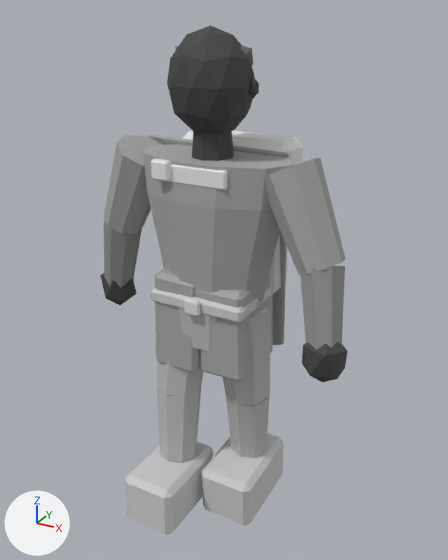
A saved change to the glTF model assets/exports/npc/npc_traveller_v01.glb.
Rendered twice from a 50 mm lens placed at (1.151, -2.008, 2.089), pointed at (0.036, 0.02, 1.075). Lighting does not change. The marker at lower left points along +X, +Y and +Z. The first picture is the older version. Vertices at exactly the same position are counted once.

Objects in the first picture: 'GEO_npc_traveller_v01'.
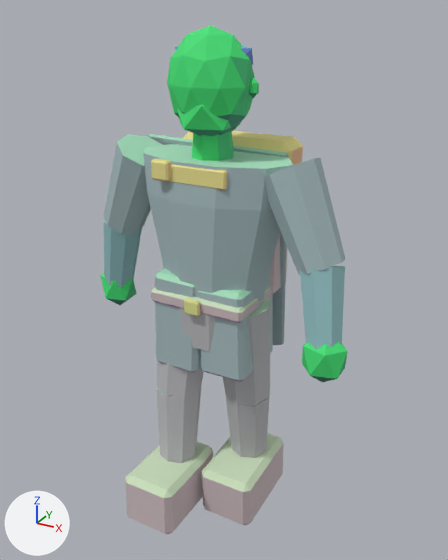
Location of each change, (x1, y1, x2, y2) in pixels of the pictures (448 x 560 px):
part 1 of me_geo_npc_traveller_v01, added (green)
    after: (177, 105, 240, 136)
part 2 of me_geo_npc_traveller_v01, recoloured
    both: (100, 25, 348, 534)

What changed in the scene script:
```text
Change me_geo_npc_traveller_v01:
    used by ob_geo_npc_traveller_v01; location = (0.0, 0.0, 0.0)
    remove me_geo_npc_traveller_v01.from_pydata(...)  # 574 vertices, 1036 faces; spans x -0.62..0.62, y -0.38..0.31, z -0.01..2.03
    add me_geo_npc_traveller_v01.from_pydata(...)  # 586 vertices, 1056 faces; spans x -0.62..0.62, y -0.38..0.31, z -0.01..2.03
    me_geo_npc_traveller_v01 part 1: a new loose piece, an icosphere of 20 faces spanning x -0.12..0.12, y -0.14..0.07, z 1.65..1.83, in mat_mat_npc_indexed
    me_geo_npc_traveller_v01 part 2: 1036 kept faces spanning x -0.62..0.62, y -0.38..0.31, z -0.01..2.03 get new vertex colours
```
